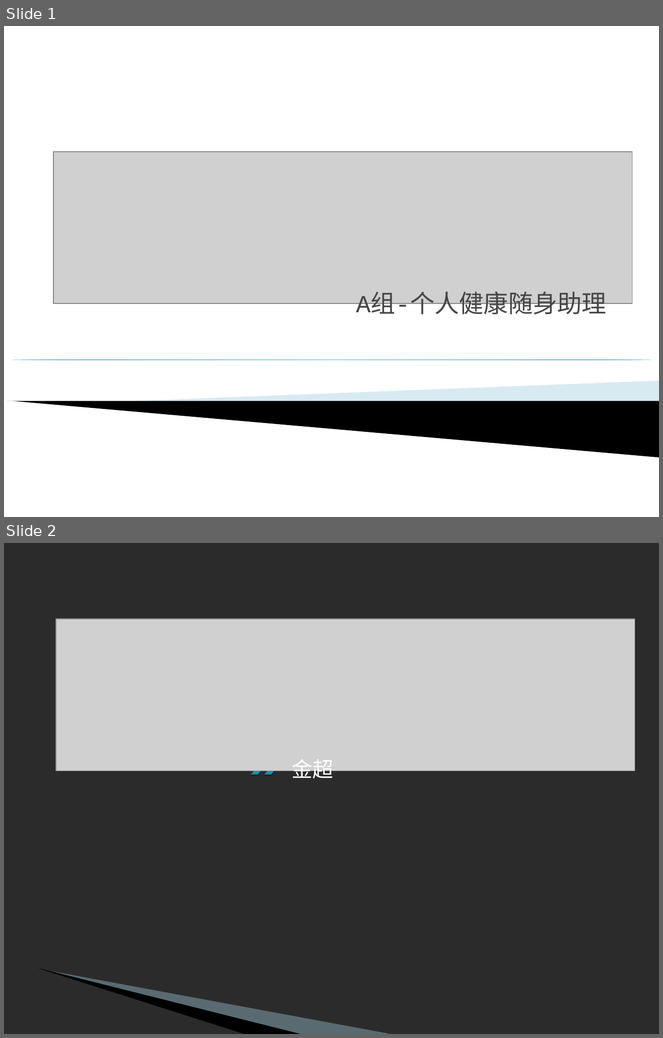
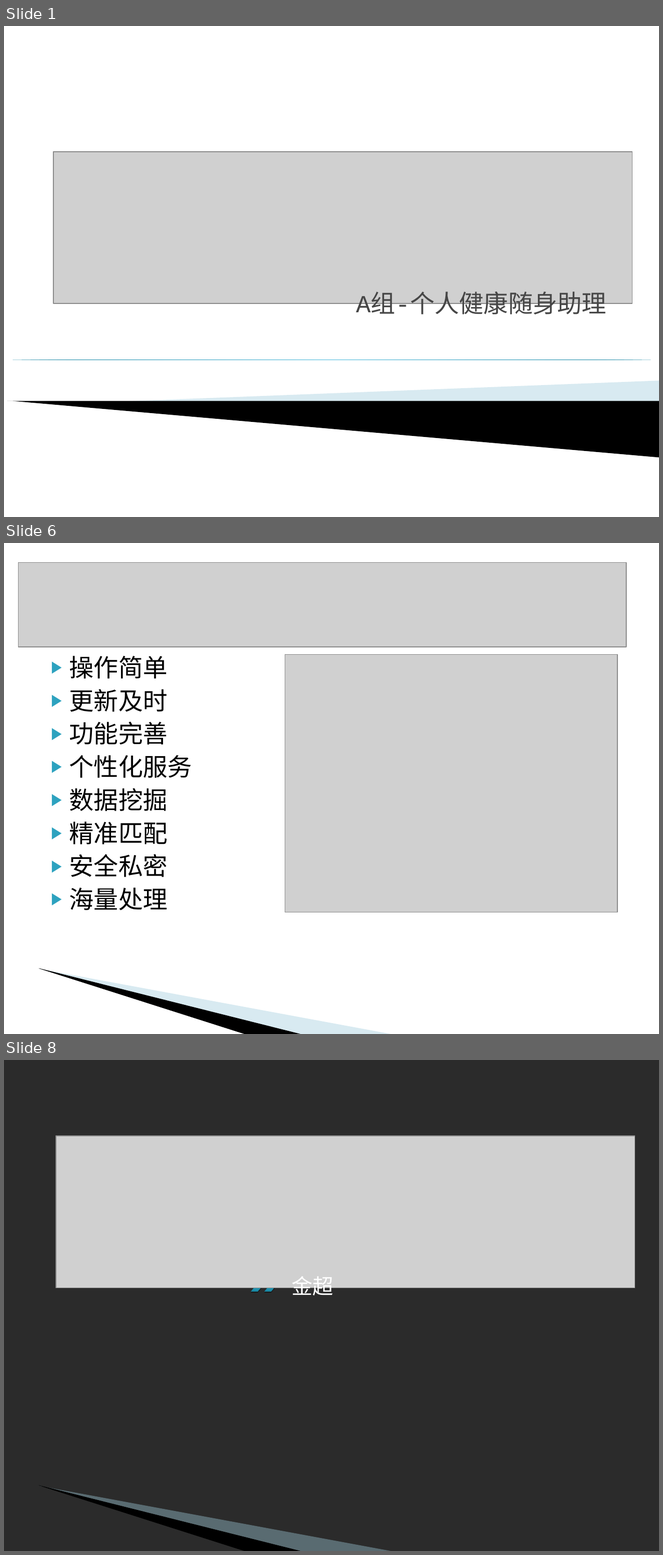
Before and after one commit to xy77510/dsafd, a slide deck: 10决赛答辩/答辩PPT.ppt. Shown one above the other, each under a label of ours: slides 1 and 2 before the commit, slides 1, 6 and 8 after it; the slides between them are not shown. The pictures are 663x1038 and 663x1555 pixels, drawn with LibreOffice and Linux fonts; fonts in the diff are those of the drawing; grey boxes stand for pictures; background and template pictures are left out; a plain dark background stands for a picture behind light text. Boxes give left, top, right and bottom in pixels: in the first picture for what was removed or moved away, otherwise in the second. Text is boxed around its words. In the diff, an @@ line names an element or a change of style, - is before the commit and + after.

```diff
--- a/10决赛答辩/答辩PPT.ppt
+++ b/10决赛答辩/答辩PPT.ppt
@@ slide 6 added at (4,543,659,1034), background #FFFFFF; not listed: 2 template elements that a slide beside it also shows @@
@@ picture added at (19,563,626,647) @@
@@ text added at (70,656,192,911), 27 pt, text #000000 @@
+▶ 操作简单
+▶ 更新及时
+▶ 功能完善
+▶ 个性化服务
+▶ 数据挖掘
+▶ 精准匹配
+▶ 安全私密
+▶ 海量处理
@@ picture added at (285,654,617,913) @@
@@ what was slide 2 is now slide 8 @@
```
Also in this commit, not shown: 1 slide changed, 8 other slides added, 2 slides removed, 1 other file.
